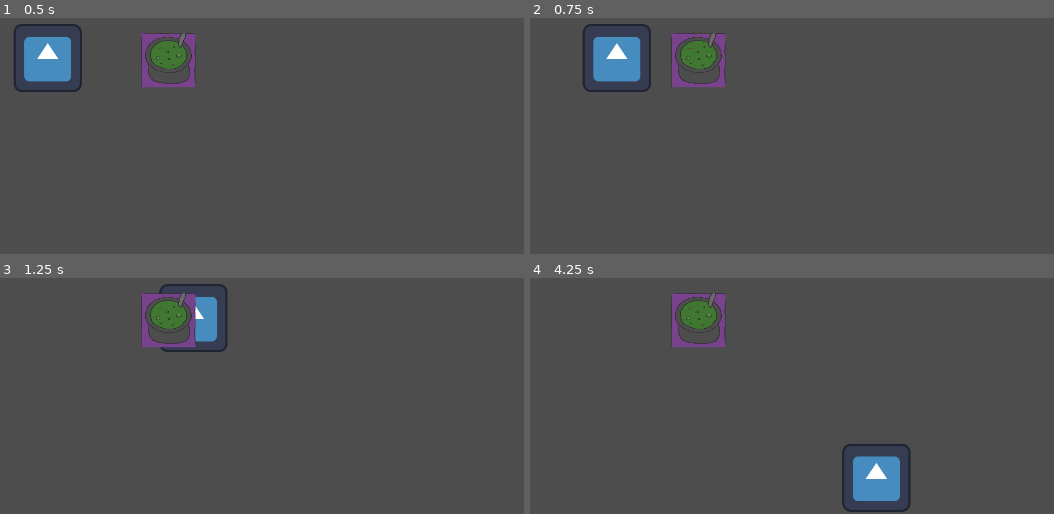
Above: before the commit, frames 1-4 (two rows, left to right).
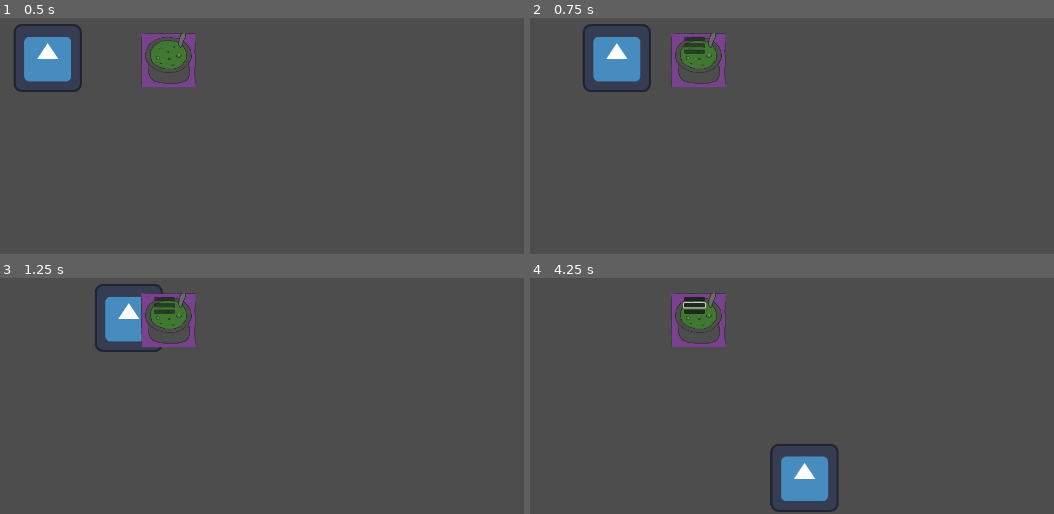
Above: after the commit, the same moments.

Repository: monaimerr/Ryhm-2
Game: Godot game, scene res://scenes/test/cauldron_test.tscn
Same seed, same stepped clock (60 frames per second), same inputs: the game is played once before the commit and once after it. The engine's default icon, where the game draws it, is replaced by a stand-in: a white triangle on a blue panel in a dark square.
Inputs (mouse positions are in pixels of both pictures, inside the frame that each line leads up to):
- Up to frame 1 (0.5 s): no input
- Up to frame 2 (0.75 s): tap Enter at 0.5 s; move the mouse to (828, 20) at 0.52 s; hold D (right) from 0.53 s (still down); hold E (interact) from 0.53 s (still down); click (828, 20) at 0.67 s
- Up to frame 3 (1.25 s): keep holding D (right); keep holding E (interact)
- Up to frame 4 (4.25 s): release D (right) at 1.25 s; release E (interact) at 1.25 s; click (692, 299) at 1.27 s; click (692, 306) at 2.02 s; tap Space at 2.75 s; move the mouse to (outside the picture) at 2.77 s; hold S (down) 2.78-3.53 s; tap E (interact) at 2.85 s; move the mouse to (outside the picture) at 3.52 s; hold D (right) from 3.53 s (still down); hold E (interact) from 3.53 s (still down)

Frame 1 is identical in both runs. In frame 2, 0.2% of the frame differs, in the area x 29-34%, y 8-16%; in frame 3, 3.0%; in frame 4, 4.7%, in the area x 29-73%, y 8-100%.

Commit message:
cauldron test scene now works as intended, UI work in progress

Diff:
--- a/flask/scenes/UI/cauldron_menu/cauldronmenu.tscn
+++ b/flask/scenes/UI/cauldron_menu/cauldronmenu.tscn
@@ -7,22 +7,18 @@
 anchors_preset = 0
 script = ExtResource("1_8kqvv")
 
-[node name="ColorRect" type="ColorRect" parent="."]
+[node name="VBoxContainer" type="VBoxContainer" parent="."]
 layout_mode = 0
-offset_left = 146.0
-offset_top = 72.0
-offset_right = 186.0
-offset_bottom = 112.0
+offset_left = 362.0
+offset_top = 200.0
+offset_right = 402.0
+offset_bottom = 240.0
 
-[node name="VBoxContainer" type="VBoxContainer" parent="ColorRect"]
-layout_mode = 0
-offset_left = 216.0
-offset_top = 128.0
-offset_right = 256.0
-offset_bottom = 168.0
-
-[node name="potion1" type="Button" parent="ColorRect/VBoxContainer"]
+[node name="HealthPotionButton" type="Button" parent="VBoxContainer"]
 layout_mode = 2
 
-[node name="potion2" type="Button" parent="ColorRect/VBoxContainer"]
+[node name="ManaPotionButton" type="Button" parent="VBoxContainer"]
 layout_mode = 2
+
+[node name="CloseButton" type="Button" parent="VBoxContainer"]
+layout_mode = 2
--- a/flask/scenes/entities/objects/cauldron.tscn
+++ b/flask/scenes/entities/objects/cauldron.tscn
@@ -1,20 +1,19 @@
-[gd_scene load_steps=7 format=3 uid="uid://u8dknx7yj2p2"]
+[gd_scene load_steps=6 format=3 uid="uid://u8dknx7yj2p2"]
 
 [ext_resource type="Script" uid="uid://bk0atclu281hh" path="res://scripts/entities/objects/cauldron/cauldron.gd" id="1_v4qvh"]
 [ext_resource type="PackedScene" uid="uid://b1keub3h102q6" path="res://scenes/interaction/interaction_area.tscn" id="2_13v4b"]
 [ext_resource type="Texture2D" uid="uid://4hj7nb0ln3f8" path="res://art/tilemap.png" id="2_coud1"]
 
-[sub_resource type="RectangleShape2D" id="RectangleShape2D_coud1"]
-size = Vector2(75, 75)
+[sub_resource type="RectangleShape2D" id="RectangleShape2D_13v4b"]
 
 [sub_resource type="RectangleShape2D" id="RectangleShape2D_5cpmy"]
 size = Vector2(100, 100)
 
-[sub_resource type="RectangleShape2D" id="RectangleShape2D_13v4b"]
-size = Vector2(50, 50)
+[node name="Cauldron" type="StaticBody2D"]
+script = ExtResource("1_v4qvh")
 
-[node name="Cauldron" type="Node2D"]
-script = ExtResource("1_v4qvh")
+[node name="CollisionShape2D" type="CollisionShape2D" parent="."]
+shape = SubResource("RectangleShape2D_13v4b")
 
 [node name="Sprite2D" type="Sprite2D" parent="."]
 scale = Vector2(0.2, 0.2)
@@ -22,19 +21,8 @@
 region_enabled = true
 region_rect = Rect2(620.947, 6.28149, 506.728, 507.45)
 
-[node name="Area2D" type="Area2D" parent="."]
-
-[node name="CollisionShape2D" type="CollisionShape2D" parent="Area2D"]
-shape = SubResource("RectangleShape2D_coud1")
-
 [node name="Interactable" parent="." instance=ExtResource("2_13v4b")]
 
 [node name="CollisionShape2D" type="CollisionShape2D" parent="Interactable"]
+scale = Vector2(4, 4)
 shape = SubResource("RectangleShape2D_5cpmy")
-
-[node name="StaticBody2D" type="StaticBody2D" parent="."]
-collision_layer = 2
-collision_mask = 0
-
-[node name="CollisionShape2D" type="CollisionShape2D" parent="StaticBody2D"]
-shape = SubResource("RectangleShape2D_13v4b")
--- a/flask/scenes/entities/objects/test_object.tscn
+++ b/flask/scenes/entities/objects/test_object.tscn
@@ -7,20 +7,21 @@
 [sub_resource type="RectangleShape2D" id="RectangleShape2D_l8xqu"]
 size = Vector2(112, 112)
 
-[sub_resource type="CircleShape2D" id="CircleShape2D_7n2p3"]
-radius = 120.0
+[sub_resource type="RectangleShape2D" id="RectangleShape2D_psgfv"]
 
 [node name="TestObject" type="StaticBody2D"]
 script = ExtResource("1_4ncnm")
 
-[node name="CollisionShape2D" type="CollisionShape2D" parent="."]
-shape = SubResource("RectangleShape2D_l8xqu")
-
 [node name="Sprite2D" type="Sprite2D" parent="."]
 texture = ExtResource("2_8n0fj")
+
+[node name="StaticBody2D" type="StaticBody2D" parent="."]
+
+[node name="CollisionShape2D" type="CollisionShape2D" parent="StaticBody2D"]
+shape = SubResource("RectangleShape2D_l8xqu")
 
 [node name="Interactable" parent="." instance=ExtResource("3_meet0")]
 interact_name = "Press [E] to interact"
 
 [node name="CollisionShape2D" type="CollisionShape2D" parent="Interactable"]
-shape = SubResource("CircleShape2D_7n2p3")
+shape = SubResource("RectangleShape2D_psgfv")
--- a/flask/scripts/entities/objects/cauldron/cauldron.gd
+++ b/flask/scripts/entities/objects/cauldron/cauldron.gd
@@ -1,38 +1,15 @@
-extends Node2D
+extends StaticBody2D
 
-@onready var interaction_component = $Area2D
+@onready var interactable: Area2D = $Interactable
 
 var player_near = false
 
-func _ready():
-	if interaction_component == null:
-		print("ERROR: Area2D node not found!")
-		return
+func _ready() -> void:
+	interactable.interact = _on_interact
 
-	var enter_result = interaction_component.body_entered.connect(_on_body_entered)
-	var exit_result = interaction_component.body_exited.connect(_on_body_exited)
-
-	if enter_result != OK or exit_result != OK:
-		print("ERROR: Failed to connect signals!")
-	else:
-		print("Cauldron signals connected successfully")
-
-func _on_body_entered(body):
-	print("Body entered: ", body.name)
-	if body.is_in_group("player"):
-		player_near = true
-		print("Press E to use the cauldron")
-
-func _on_body_exited(body):
-	print("Body exited: ", body.name)
-	if body.is_in_group("player"):
-		player_near = false
-		print("Player left cauldron area")
-
-func _process(delta):
-	if player_near and Input.is_action_just_pressed("interact"):
-		print("Interact key pressed")
-		open_menu()
+func _on_interact():
+	print("kjkjkj")
+	open_menu()
 
 func open_menu():
 	print("Opening potion crafting menu...")
--- a/flask/scripts/entities/objects/cauldron/cauldronmenu.gd
+++ b/flask/scripts/entities/objects/cauldron/cauldronmenu.gd
@@ -1,10 +1,26 @@
 extends Control
 
 func _ready():
-	$VBoxContainer/HealthPotionButton.pressed.connect(_on_potion_selected.bind("Health Potion"))
-	$VBoxContainer/ManaPotionButton.pressed.connect(_on_potion_selected.bind("Mana Potion"))
-	$VBoxContainer/CloseButton.pressed.connect(queue_free)
+	print("VBoxContainer: ", $VBoxContainer)
+	print("HealthPotionButton: ", $VBoxContainer/HealthPotionButton)
+	print("ManaPotionButton: ", $VBoxContainer/ManaPotionButton)
+	print("CloseButton: ", $VBoxContainer/CloseButton)
+
+	if $VBoxContainer/HealthPotionButton:
+		$VBoxContainer/HealthPotionButton.pressed.connect(_on_potion_selected.bind("Health Potion"))
+	else:
+		print("ERROR: HealthPotionButton not found!")
+
+	if $VBoxContainer/ManaPotionButton:
+		$VBoxContainer/ManaPotionButton.pressed.connect(_on_potion_selected.bind("Mana Potion"))
+	else:
+		print("ERROR: ManaPotionButton not found!")
+
+	if $VBoxContainer/CloseButton:
+		$VBoxContainer/CloseButton.pressed.connect(queue_free)
+	else:
+		print("ERROR: CloseButton not found!")
 
 func _on_potion_selected(potion_name):
-	print(potion_name, "selected (no crafting logic yet)")
-	queue_free()
+	print(potion_name, " selected (no crafting logic yet)")
+	#queue_free()
Not shown: 1 places in flask/scenes/UI/inventory/inventory.tscn that only renumber resources
Not shown: 1 places in flask/scenes/UI/inventory/slot.tscn that only renumber resources
